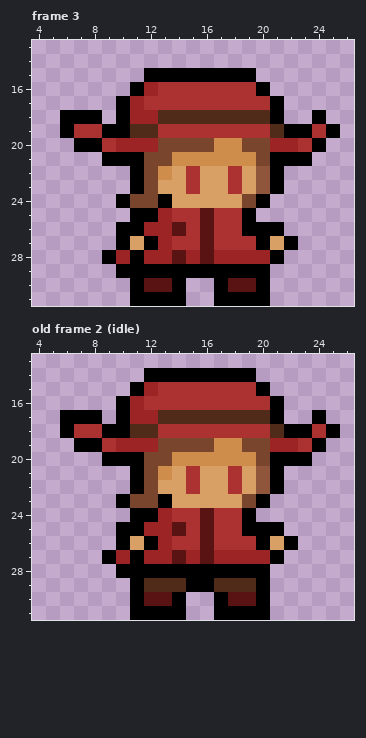
A pixel-art file gets an edit: windy-ass-bank-heist/Sprites/player_anim.aseprite. The picture above was drawn from the file before the commit.
32x32 pixels, 9 frames. Shown: frame 3: x 4..26, y 13..31; old frame 2 (idle): x 4..26, y 13..31. The commit also changed other frames, which this record leaves out.
After:
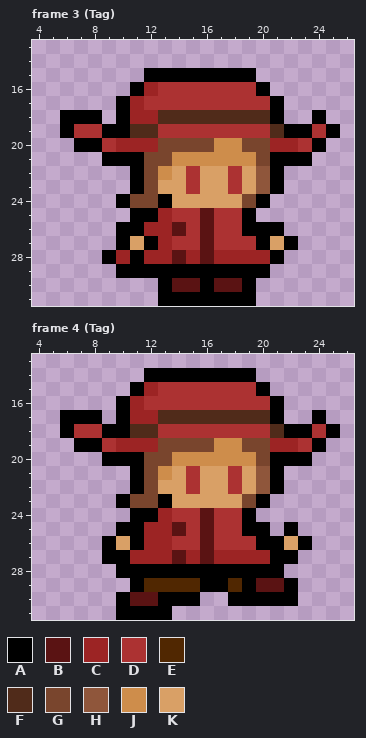
Palette (. is transparent): A #000000  B #5a1313  C #9c2424  D #ac3232  E #502701  F #502b1a  G #79452d  H #8f563b  J #ce8d4b  K #d9a066
A new or re-ordered frame is compared with the old frame closest to it.
Changes in this commit:
frames 9 -> 14
Frame 3 (Tag):
y 30: x 11..17 ABBA..A -> ..ABBAB; x 19..20 BA -> A.
y 31: x 11..12 AA -> ..; x 15..16 .. -> AA; x 20 A -> .
Frame 4 (Tag) is new; against old frame 2 (idle):
y 25: x 21..22 A. -> .A
y 26: x 9..12 .AKA -> AKAC; x 21..23 KA. -> AKA
y 27: x 10..11 CA -> AC; x 22 . -> A
y 28: x 21 . -> A
y 29: x 12..15 FFFA -> EEEE; x 17..22 FFFA.. -> AEABBA
y 30: x 10..11 .A -> AB; x 13 B -> A; x 15 . -> A; x 17..19 ABB -> .AA; x 21..22 .. -> AA
y 31: x 10 . -> A; x 14 A -> .; x 17..20 AAAA -> ....
Changed places in both pictures, as pixel boxes (x1, y1, x2, y2):
changed: (130, 278, 270, 306)
changed: (102, 522, 312, 620)
